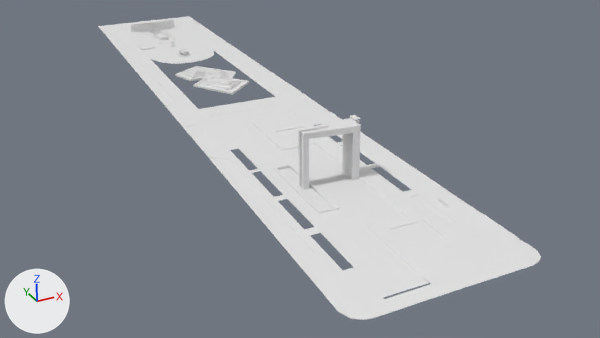
The Blender file Assets/praça das aguas/mascara de textura praca.blend: old version first, new version second.
Camera for both pictures: the file's camera 'Camera'. The axes (+X, +Y, +Z) are drawn at lower left. The lights are the same throughout. Materials are left out; every surface is plain grey.

In view in the first picture: 'Plane.003', 'asfalto', 'chao.001', 'grama', 'grama.001', 'monumentochafaris', 'piscina agua', 'portal do milenium'.
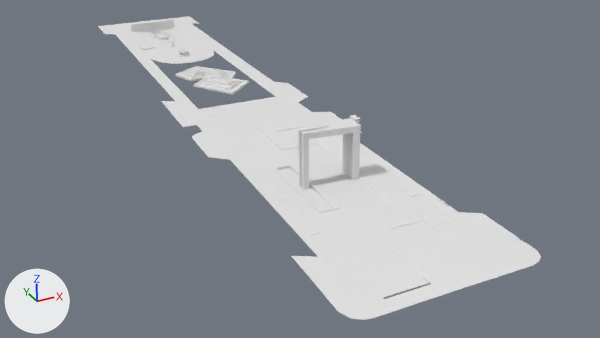
Where the newer file only moved an object's origin or applied its transform, the numbers keep the older frame.

Boxes [x1, y1, x2, y2] around the edits, measured in the pictures (600 x 338 px):
'Plane.003', hidden: before [208, 133, 480, 257]
'asfalto', hidden: before [105, 24, 330, 137]
'jardim.007', added: after [310, 233, 353, 270]
'jardim.006', added: after [278, 199, 314, 229]
'jardim.005', added: after [252, 171, 283, 197]
'jardim.001', added: after [372, 166, 411, 192]
'jardim.004', added: after [230, 148, 258, 171]
'jardim.002', added: after [341, 145, 375, 165]
'jardim.003', added: after [314, 124, 342, 142]

The change in detail:
Mesh me_plane_021 is new.
It has 25 vertices, 20 faces, 1 loose edge and spans x -1.3..1.4, y -7.8..8.5, z -0.1..0.0.
Mesh me_plane_025 is new.
It has 25 vertices, 20 faces, 1 loose edge and spans x -1.3..1.4, y -7.8..8.5, z -0.3..-0.2.
Mesh me_plane_028 is new.
It has 25 vertices, 20 faces, 1 loose edge and spans x -1.3..1.4, y -7.8..8.5, z -0.1..0.0.
Object 'asfalto' (ob_asfalto) is now hidden.
Object 'Plane.003' (ob_plane_003) is now hidden.
Object 'jardim.001' (ob_jardim_001) is new; it shows me_plane_021.
Its location is (16.0, -139.7, 0.3).
Object 'jardim.002' (ob_jardim_002) is new; it shows a copy of me_plane_021.
Its location is (16.0, -121.0, 0.3).
Object 'jardim.003' (ob_jardim_003) is new; it shows a copy of me_plane_021.
Its location is (16.0, -102.1, 0.3).
Object 'jardim.004' (ob_jardim_004) is new; it shows me_plane_025.
Its location is (-16.0, -108.4, 0.3).
Object 'jardim.005' (ob_jardim_005) is new; it shows a copy of me_plane_025.
Its location is (-16.0, -126.5, 0.3).
Object 'jardim.006' (ob_jardim_006) is new; it shows a copy of me_plane_025.
Its location is (-16.0, -145.4, 0.3).
Object 'jardim.007' (ob_jardim_007) is new; it shows me_plane_028.
Its location is (-16.0, -164.8, 0.1).
